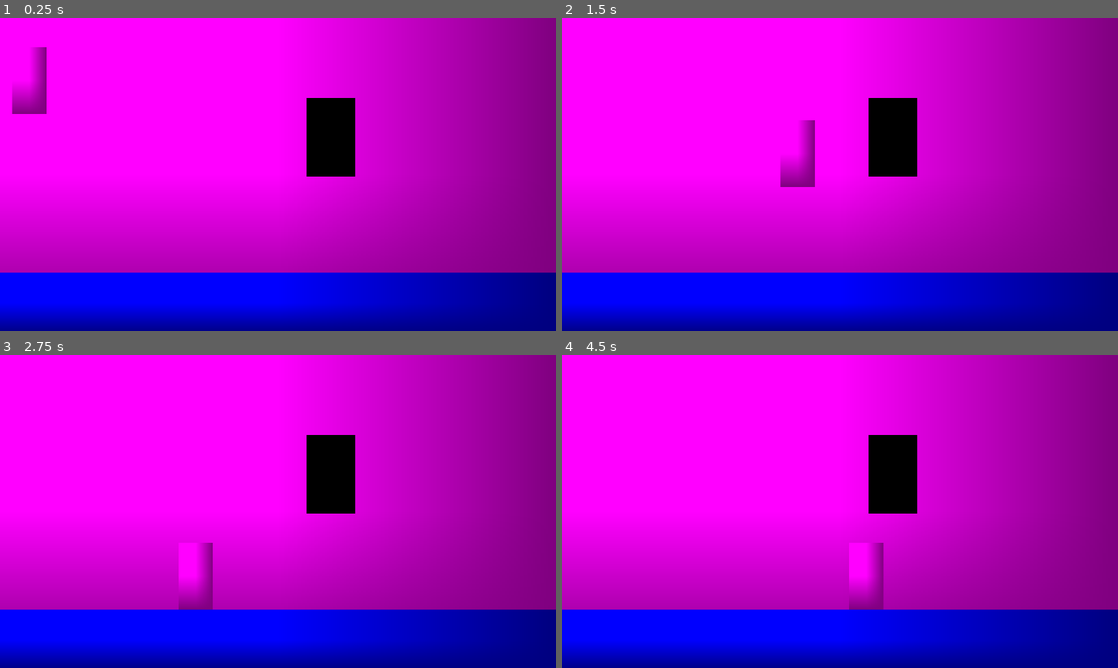
Above: before the commit, frames 1-4 (two rows, left to right).
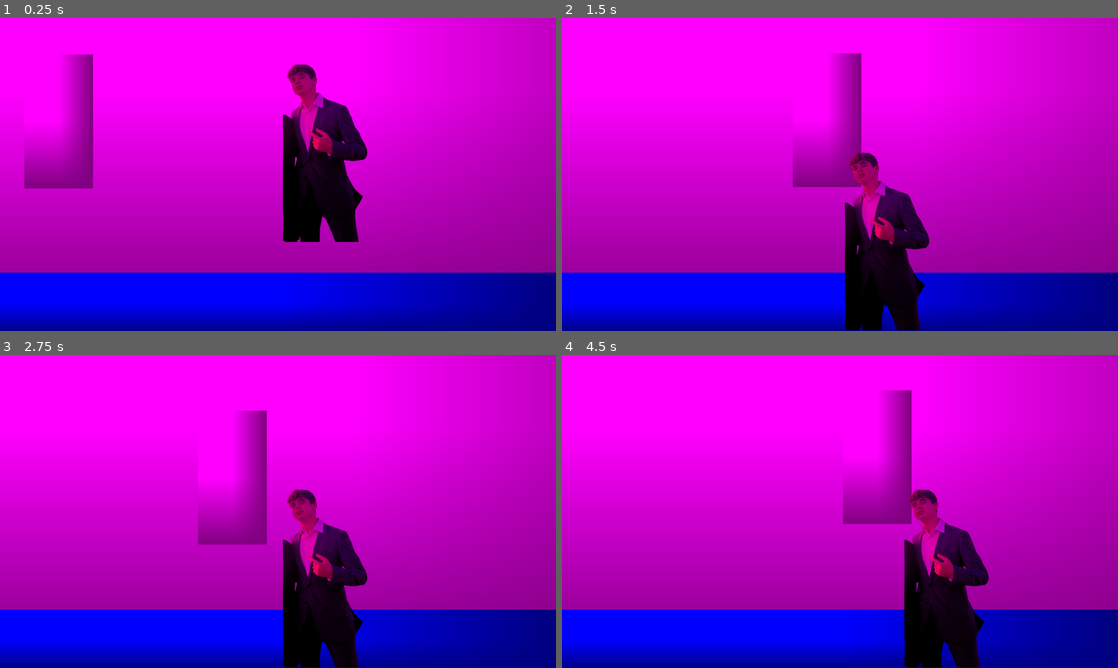
Above: after the commit, the same moments.

Repository: bjosephkatz/Bethesda-Brawl
Game: Godot game, scene res://scenes/game_arena.tscn
Two runs of this game, one before a commit and one after it. Both use one fixed random seed, a clock stepped at 60 frames per second and the inputs below.
Inputs:
- Up to frame 1 (0.25 s): no input
- Up to frame 2 (1.5 s): hold Right (move_right_p1) from 0.53 s (still down); tap F (attack_p2) at 0.6 s; tap Up (jump_p1) at 0.77 s; tap M (attack_p1) at 1.35 s
- Up to frame 3 (2.75 s): tap Up (jump_p1) at 1.52 s; tap F (attack_p2) at 1.55, 2.1 s; release Right (move_right_p1) at 2.03 s; hold Left (move_left_p1) from 2.03 s (still down)
- Up to frame 4 (4.5 s): release Left (move_left_p1) at 2.78 s; hold Right (move_right_p1) 2.78-4.28 s; tap A (move_left_p2) at 2.85 s; tap Up (jump_p1) at 3.02, 3.77 s; tap F (attack_p2) at 3.05, 3.8, 4.35 s; hold D (move_right_p2) 3.53-4.28 s; hold Left (move_left_p1) from 4.28 s (still down)

The runs differ from the first frame. In frame 1, 45% of the frame differs, in the area x 0-100%, y 0-75%; in frame 2, 46%; in frame 3, 46%; in frame 4, 47%, in the area x 0-100%, y 0-100%.
Error before the commit: Parse Error: Expected closing ")" after call arguments. (res://scenes/player2.gd:22)

Commit message:
Fixed bug

Diff:
--- a/scenes/game_arena.tscn
+++ b/scenes/game_arena.tscn
@@ -1,7 +1,8 @@
-[gd_scene load_steps=11 format=3 uid="uid://cknmvyi3s60mv"]
+[gd_scene load_steps=12 format=3 uid="uid://cknmvyi3s60mv"]
 
 [ext_resource type="Script" uid="uid://cwseunnqrq5aw" path="res://scripts/player.gd" id="1_2xdjh"]
 [ext_resource type="Script" uid="uid://do2etpbctt7w0" path="res://scenes/player2.gd" id="2_pwy2h"]
+[ext_resource type="Texture2D" uid="uid://cys5lfqct2y80" path="res://Assets/him-removebg-preview.png" id="3_morgh"]
 
 [sub_resource type="PlaceholderTexture2D" id="PlaceholderTexture2D_pwy2h"]
 
@@ -27,8 +28,8 @@
 [node name="GameArena" type="Node2D"]
 
 [node name="Background" type="Sprite2D" parent="."]
-position = Vector2(640, 360)
-scale = Vector2(1280, 720)
+position = Vector2(809.5, 169)
+scale = Vector2(1920, 1080)
 texture = SubResource("PlaceholderTexture2D_pwy2h")
 
 [node name="Platform" type="StaticBody2D" parent="."]
@@ -44,6 +45,7 @@
 texture = SubResource("PlaceholderTexture2D_2xdjh")
 
 [node name="Player" type="CharacterBody2D" parent="." groups=["players"]]
+scale = Vector2(2, 2)
 script = ExtResource("1_2xdjh")
 
 [node name="Sprite2D" type="Sprite2D" parent="Player"]
@@ -67,16 +69,16 @@
 script = ExtResource("2_pwy2h")
 
 [node name="Sprite2D" type="Sprite2D" parent="Player2"]
-modulate = Color(0, 1, 0, 1)
-position = Vector2(762, 275)
-scale = Vector2(112, 181)
-texture = SubResource("PlaceholderTexture2D_a1nvs")
+position = Vector2(752, 281)
+scale = Vector2(0.587719, 0.587792)
+texture = ExtResource("3_morgh")
 
 [node name="CollisionShape2D" type="CollisionShape2D" parent="Player2"]
 position = Vector2(761.5, 274.5)
 shape = SubResource("RectangleShape2D_pwy2h")
 
 [node name="AttackArea2" type="Area2D" parent="Player2"]
+scale = Vector2(299.129, -30.0849)
 monitoring = false
 
 [node name="CollisionShape2D" type="CollisionShape2D" parent="Player2/AttackArea2"]
--- a/scenes/player2.gd
+++ b/scenes/player2.gd
@@ -5,7 +5,7 @@
 const JUMP_FORCE = -400
 const ATTACK_DURATION = 0.2  # seconds
 
-@onready var attack_area = $AttackArea
+@onready var attack_area = $AttackArea2
 
 var is_attacking = false
 var attack_timer = 0.0
@@ -19,7 +19,7 @@
 	if is_on_floor() and Input.is_action_just_pressed("jump_p2"):
 		velocity.y = JUMP_FORCE
 
-	if Input.is_action_just_pressed("attack_p2"f) and not is_attacking:
+	if Input.is_action_just_pressed("attack_p2") and not is_attacking:
 		perform_attack()
 
 	if is_attacking:
Binary file added: Assets/him-removebg-preview.png
Not shown, added: Assets/him-removebg-preview.png.import
Not shown, added: Assets/image.jpg.import
Binary file added: IMG_5827.png
Not shown, added: IMG_5827.png.import
Not shown, added: Assets/image.jpg
